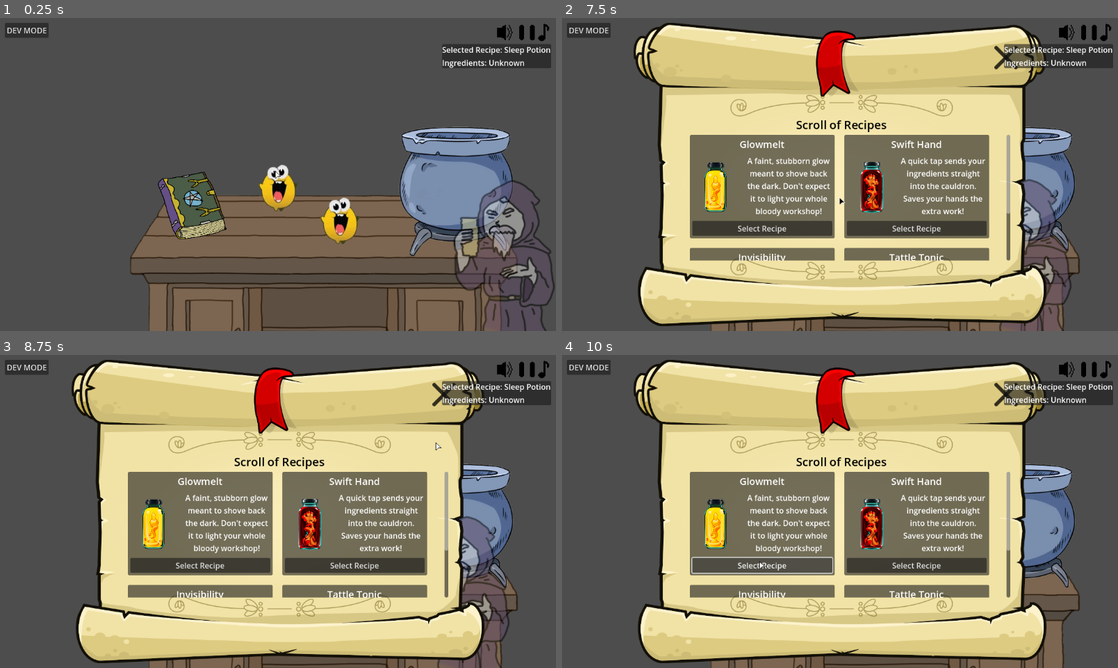
Above: before the commit, frames 1-4 (two rows, left to right).
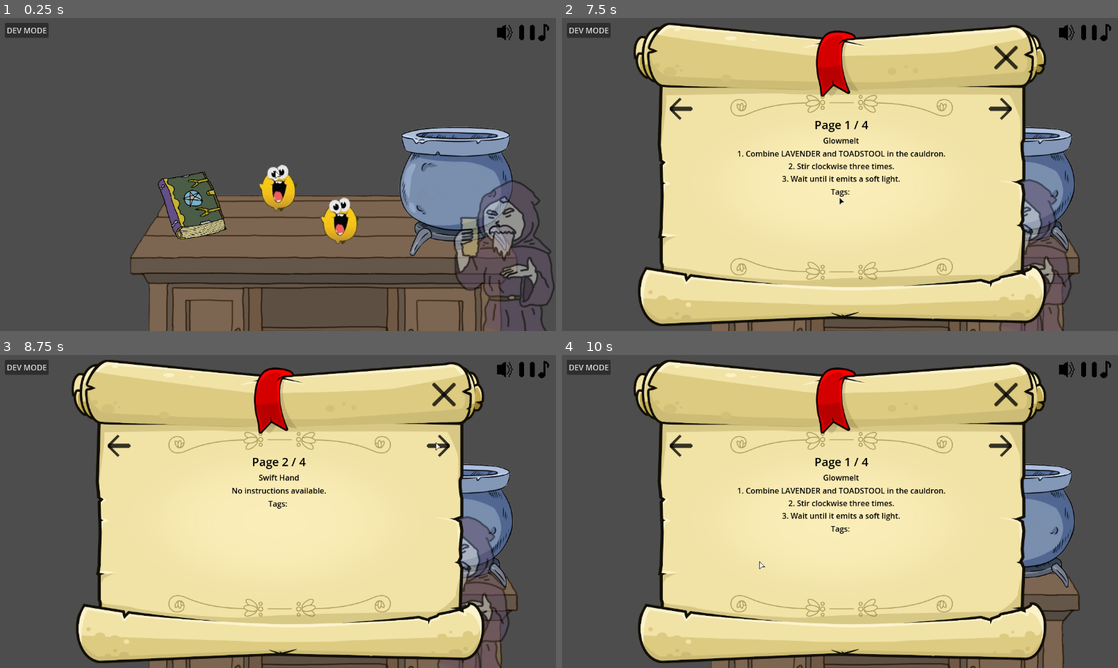
Above: after the commit, the same moments.

Repository: SanchotEm/intern_of_alchemist
Game: Godot game, scene res://Base/main.tscn
The game is run twice, just before and just after one commit, with the same random seed, the same clock (stepped at 60 frames per second) and the same inputs.
Inputs (mouse positions are in pixels of both pictures, inside the frame that each line leads up to):
- Up to frame 1 (0.25 s): no input
- Up to frame 2 (7.5 s): click "DEV MODE" at 0.5 s; click (873, 155) at 1.25 s; click "DEV MODE" at 2 s; click "Spawn Item" at 2.75 s; click (873, 155) at 3.5 s; click "DEV MODE" at 4.25 s; click "Spawn Item" at 5 s; click (873, 155) at 5.75 s; drag from (840, 224) to (1017, 190) at 6.52 s; drag from (756, 205) to (1017, 190) at 7.27 s
- Up to frame 3 (8.75 s): click (439, 445) at 8.02 s
- Up to frame 4 (10 s): click (678, 445) at 8.77 s; click (762, 564) at 9.5 s, where only the run before the commit has a clickable "Select Recipe"

The runs differ from the first frame. In frame 1, 1.4% of the frame differs, in the area x 79-100%, y 8-16%; in frame 2, 22%; in frame 3, 22%, in the area x 19-100%, y 8-78%; in frame 4, 22%.

Commit message:
Page flips (#28)
* stuff

* page flipping yo

---------

Co-authored-by: Subnitrates <ch2435@gmail.com>

Diff:
--- a/Base/grimoire_placeholder.gd
+++ b/Base/grimoire_placeholder.gd
@@ -6,3 +6,4 @@
 func _on_area_2d_input_event(_viewport: Node, event: InputEvent, _shape_idx: int) -> void:
 	if event.is_action_pressed("LMB"):
 		SignalBus.grimoire_clicked.emit()
+		# Opens the Grimoire, a UI element, currently UI/ScrollUIControl
--- a/Base/main.tscn
+++ b/Base/main.tscn
@@ -10,6 +10,7 @@
 [ext_resource type="Texture2D" uid="uid://ds4grqw5m5exs" path="res://Resources/Icons/VolumeSprite-0001.png" id="4_1h10i"]
 [ext_resource type="Texture2D" uid="uid://uscrsehbwwhm" path="res://Resources/Placeholders/Desk-Placeholder.png" id="4_6c3lq"]
 [ext_resource type="Script" uid="uid://7ahbhb8ok21u" path="res://UI/VolumeControl.gd" id="4_otdql"]
+[ext_resource type="Texture2D" uid="uid://da7wnp6iylcja" path="res://Resources/Icons/ArrowSprite-0001.png" id="5_l6o11"]
 [ext_resource type="Texture2D" uid="uid://cf4l3e4vy7ukc" path="res://Resources/Icons/VolumeSpritePressed-0001.png" id="5_swbce"]
 [ext_resource type="Texture2D" uid="uid://depdj7kbkpgu" path="res://Resources/Icons/HelpSprite-0001.png" id="7_3tpw1"]
 [ext_resource type="Script" uid="uid://b4873n8i6s0vb" path="res://UI/HelpControl.gd" id="7_u7upk"]
@@ -19,9 +20,7 @@
 [ext_resource type="Script" uid="uid://g31ahwmjiu65" path="res://UI/ScrollUI.gd" id="9_llarn"]
 [ext_resource type="PackedScene" uid="uid://f8d15v2cndw1" path="res://Base/Mentor/mentor.tscn" id="12_6c3lq"]
 [ext_resource type="Texture2D" uid="uid://b84yt3uailgu2" path="res://Resources/Icons/XButtonSprite-0001.png" id="12_wxmdi"]
-[ext_resource type="PackedScene" uid="uid://be26rmrpdq3hi" path="res://UI/Recipes/RecipesInGrimoire.tscn" id="13_7nedf"]
 [ext_resource type="Texture2D" uid="uid://c1hsar2u0e2rg" path="res://Resources/Icons/PauseButtonSprite-0002.png" id="13_gj25o"]
-[ext_resource type="Script" uid="uid://bvlij08oj17xg" path="res://UI/RecipesGridContainer.gd" id="13_l6o11"]
 [ext_resource type="Script" uid="uid://cehqcenuffuh8" path="res://UI/DevModeControl.gd" id="14_4dgd5"]
 [ext_resource type="Script" uid="uid://c41kgvuuck1eu" path="res://UI/MusicControl.gd" id="14_48dpn"]
 [ext_resource type="Texture2D" uid="uid://bcwmfvlut2sau" path="res://Resources/Icons/MusicIconSprite-0004.png" id="14_oqvj5"]
@@ -29,6 +28,9 @@
 [ext_resource type="Script" uid="uid://r0wv7h8mkyxp" path="res://Base/DevModeCenterContainer.gd" id="24_4dgd5"]
 [ext_resource type="Script" uid="uid://g3trio6l0800" path="res://UI/MainMenu.gd" id="27_l6o11"]
 
+[sub_resource type="Theme" id="Theme_7nedf"]
+Label/colors/font_color = Color(0, 0, 0, 1)
+
 [sub_resource type="StyleBoxFlat" id="StyleBoxFlat_7nedf"]
 bg_color = Color(0.298075, 0.298075, 0.298074, 1)
 
@@ -68,6 +70,7 @@
 anchor_bottom = 1.0
 grow_horizontal = 2
 grow_vertical = 2
+theme = SubResource("Theme_7nedf")
 script = ExtResource("9_llarn")
 
 [node name="ScrollMarginContainer" type="MarginContainer" parent="UI/ScrollUIControl"]
@@ -97,40 +100,41 @@
 offset_right = 919.0
 offset_bottom = 474.0
 
-[node name="VBoxContainer" type="VBoxContainer" parent="UI/ScrollUIControl/ScrollMarginContainer/ScrollBackgroundTexture/MarginContainer"]
+[node name="PageVBoxContainer" type="VBoxContainer" parent="UI/ScrollUIControl/ScrollMarginContainer/ScrollBackgroundTexture/MarginContainer"]
 layout_mode = 2
 size_flags_horizontal = 4
 size_flags_vertical = 0
 alignment = 1
 
-[node name="Label" type="Label" parent="UI/ScrollUIControl/ScrollMarginContainer/ScrollBackgroundTexture/MarginContainer/VBoxContainer"]
+[node name="PageLabel" type="Label" parent="UI/ScrollUIControl/ScrollMarginContainer/ScrollBackgroundTexture/MarginContainer/PageVBoxContainer"]
+unique_name_in_owner = true
 layout_mode = 2
 theme_override_colors/font_color = Color(0, 0, 0, 1)
 theme_override_font_sizes/font_size = 24
 text = "Scroll of Recipes"
 horizontal_alignment = 1
 
-[node name="ScrollContainer" type="ScrollContainer" parent="UI/ScrollUIControl/ScrollMarginContainer/ScrollBackgroundTexture/MarginContainer/VBoxContainer"]
-custom_minimum_size = Vector2(700, 260)
-layout_mode = 2
-size_flags_horizontal = 4
-size_flags_vertical = 4
-horizontal_scroll_mode = 0
-
-[node name="RecipesGridContainer" type="GridContainer" parent="UI/ScrollUIControl/ScrollMarginContainer/ScrollBackgroundTexture/MarginContainer/VBoxContainer/ScrollContainer"]
-layout_mode = 2
-size_flags_horizontal = 6
-size_flags_vertical = 6
-theme_override_constants/h_separation = 20
-theme_override_constants/v_separation = 20
-columns = 2
-script = ExtResource("13_l6o11")
-
-[node name="RecipePanelContainer" parent="UI/ScrollUIControl/ScrollMarginContainer/ScrollBackgroundTexture/MarginContainer/VBoxContainer/ScrollContainer/RecipesGridContainer" instance=ExtResource("13_7nedf")]
-layout_mode = 2
-
-[node name="RecipePanelContainer2" parent="UI/ScrollUIControl/ScrollMarginContainer/ScrollBackgroundTexture/MarginContainer/VBoxContainer/ScrollContainer/RecipesGridContainer" instance=ExtResource("13_7nedf")]
-layout_mode = 2
+[node name="RecipeVBoxContainer" type="VBoxContainer" parent="UI/ScrollUIControl/ScrollMarginContainer/ScrollBackgroundTexture/MarginContainer/PageVBoxContainer"]
+unique_name_in_owner = true
+layout_mode = 2
+
+[node name="RecipeNameLabel" type="Label" parent="UI/ScrollUIControl/ScrollMarginContainer/ScrollBackgroundTexture/MarginContainer/PageVBoxContainer/RecipeVBoxContainer"]
+unique_name_in_owner = true
+layout_mode = 2
+text = "Recipe Name"
+horizontal_alignment = 1
+
+[node name="RecipeInstructionsLabel" type="Label" parent="UI/ScrollUIControl/ScrollMarginContainer/ScrollBackgroundTexture/MarginContainer/PageVBoxContainer/RecipeVBoxContainer"]
+unique_name_in_owner = true
+layout_mode = 2
+text = "Instructions"
+horizontal_alignment = 1
+
+[node name="RecipeTagsLabel" type="Label" parent="UI/ScrollUIControl/ScrollMarginContainer/ScrollBackgroundTexture/MarginContainer/PageVBoxContainer/RecipeVBoxContainer"]
+unique_name_in_owner = true
+layout_mode = 2
+text = "Tags or not"
+horizontal_alignment = 1
 
 [node name="ScrollXButton" type="TextureButton" parent="UI/ScrollUIControl"]
 unique_name_in_owner = true
@@ -141,6 +145,27 @@
 offset_bottom = 122.0
 scale = Vector2(0.75, 0.75)
 texture_normal = ExtResource("12_wxmdi")
+
+[node name="ScrollRightButton" type="TextureButton" parent="UI/ScrollUIControl"]
+unique_name_in_owner = true
+layout_mode = 0
+offset_left = 884.0
+offset_top = 164.0
+offset_right = 948.0
+offset_bottom = 228.0
+scale = Vector2(0.75, 0.75)
+texture_normal = ExtResource("5_l6o11")
+
+[node name="ScrollLeftButton" type="TextureButton" parent="UI/ScrollUIControl"]
+unique_name_in_owner = true
+layout_mode = 0
+offset_left = 223.0
+offset_top = 164.0
+offset_right = 287.0
+offset_bottom = 228.0
+scale = Vector2(0.75, 0.75)
+texture_normal = ExtResource("5_l6o11")
+flip_h = true
 
 [node name="MainMenu" type="Control" parent="UI"]
 visible = false
@@ -393,21 +418,6 @@
 layout_mode = 2
 texture = ExtResource("14_oqvj5")
 
-[node name="SelectedRecipePanelContainer" type="PanelContainer" parent="UI/TopBarUIMarginContainer/VBoxContainer"]
-layout_mode = 2
-size_flags_horizontal = 8
-
-[node name="VBoxContainer" type="VBoxContainer" parent="UI/TopBarUIMarginContainer/VBoxContainer/SelectedRecipePanelContainer"]
-layout_mode = 2
-
-[node name="Label" type="Label" parent="UI/TopBarUIMarginContainer/VBoxContainer/SelectedRecipePanelContainer/VBoxContainer"]
-layout_mode = 2
-text = "Selected Recipe: Sleep Potion"
-
-[node name="Label2" type="Label" parent="UI/TopBarUIMarginContainer/VBoxContainer/SelectedRecipePanelContainer/VBoxContainer"]
-layout_mode = 2
-text = "Ingredients: Unknown"
-
 [node name="DevModeCenterContainer" type="CenterContainer" parent="UI"]
 visible = false
 anchors_preset = 15
@@ -467,34 +477,6 @@
 layout_mode = 2
 text = "Spawn Item"
 
-[node name="SelectedRecipePanelContainer" type="PanelContainer" parent="UI"]
-visible = false
-custom_minimum_size = Vector2(200, 200)
-offset_left = 942.0
-offset_top = 54.0
-offset_right = 1142.0
-offset_bottom = 254.0
-size_flags_horizontal = 8
-mouse_filter = 2
-script = ExtResource("27_l6o11")
-
-[node name="VBoxContainer" type="VBoxContainer" parent="UI/SelectedRecipePanelContainer"]
-layout_mode = 2
-theme_override_constants/separation = 10
-
-[node name="RecipeNameLabel" type="Label" parent="UI/SelectedRecipePanelContainer/VBoxContainer"]
-unique_name_in_owner = true
-layout_mode = 2
-text = "Recipe Name"
-horizontal_alignment = 1
-
-[node name="RecipeInstructionsLabel" type="Label" parent="UI/SelectedRecipePanelContainer/VBoxContainer"]
-unique_name_in_owner = true
-layout_mode = 2
-text = "Select a recipe from the Grimiore to begin brewing a potion."
-horizontal_alignment = 1
-autowrap_mode = 3
-
 [node name="MusicPlayer" type="AudioStreamPlayer" parent="."]
 unique_name_in_owner = true
 stream = ExtResource("2_ekk2t")
--- a/UI/ScrollUI.gd
+++ b/UI/ScrollUI.gd
@@ -1,15 +1,61 @@
 ## Scroll UI Controller
+# Will manage paging system for recipes.
 extends Control
 
-@onready var scroll_margin_container: MarginContainer = %ScrollMarginContainer
 @onready var x_button: TextureButton = %ScrollXButton
+@onready var page_label: Label = %PageLabel
+@onready var recipe_name_label: Label = %RecipeNameLabel
+@onready var recipe_instructions_label: Label = %RecipeInstructionsLabel
+@onready var recipe_tags_label: Label = %RecipeTagsLabel
+@onready var right_button: TextureButton = %ScrollRightButton
+@onready var left_button: TextureButton = %ScrollLeftButton
+
+var recipe_pages: Array = []
+var current_page_index: int = 0
 
 func _ready() -> void:
 	SignalBus.grimoire_clicked.connect(_on_grimoire_clicked)
 	x_button.pressed.connect(_on_x_button_pressed)
+	right_button.pressed.connect(_on_right_button_pressed)
+	left_button.pressed.connect(_on_left_button_pressed)
 	hide()
 
+func _update_page_display() -> void:
+	if recipe_pages.is_empty():
+		recipe_name_label.text = "No Recipes Known"
+		recipe_instructions_label.text = "Discover new recipes through experimentation!"
+		recipe_tags_label.text = ""
+		page_label.text = "Page 0 / 0"
+		right_button.disabled = true
+		left_button.disabled = true
+		return
+	right_button.disabled = false
+	left_button.disabled = false
+	var current_recipe: Dictionary = recipe_pages[current_page_index]
+	recipe_name_label.text = current_recipe.get("name", "Unnamed Recipe")
+	recipe_instructions_label.text = current_recipe.get("instructions", "No instructions available.")
+	var tags_text: String = ", ".join(current_recipe.get("tags", []))
+	recipe_tags_label.text = "Tags: %s" % tags_text
+	page_label.text = "Page %d / %d" % [current_page_index + 1, recipe_pages.size()]
+
+func _on_right_button_pressed() -> void:
+	if recipe_pages.is_empty(): return
+	current_page_index += 1
+	if current_page_index >= recipe_pages.size():
+		current_page_index = 0
+	_update_page_display()
+
+func _on_left_button_pressed() -> void:
+	if recipe_pages.is_empty(): return
+	current_page_index -= 1
+	if current_page_index < 0:
+		current_page_index = recipe_pages.size() - 1
+	_update_page_display()
+
 func _on_grimoire_clicked() -> void:
+	recipe_pages = Interface.recipes.values()
+	current_page_index = 0
+	_update_page_display()
 	show()
 
 func _on_x_button_pressed() -> void:
Binary file added: Resources/Icons/ArrowSprite-0001.aseprite
Binary file added: Resources/Icons/ArrowSprite-0001.png
Not shown, added: Resources/Icons/ArrowSprite-0001.png.import
